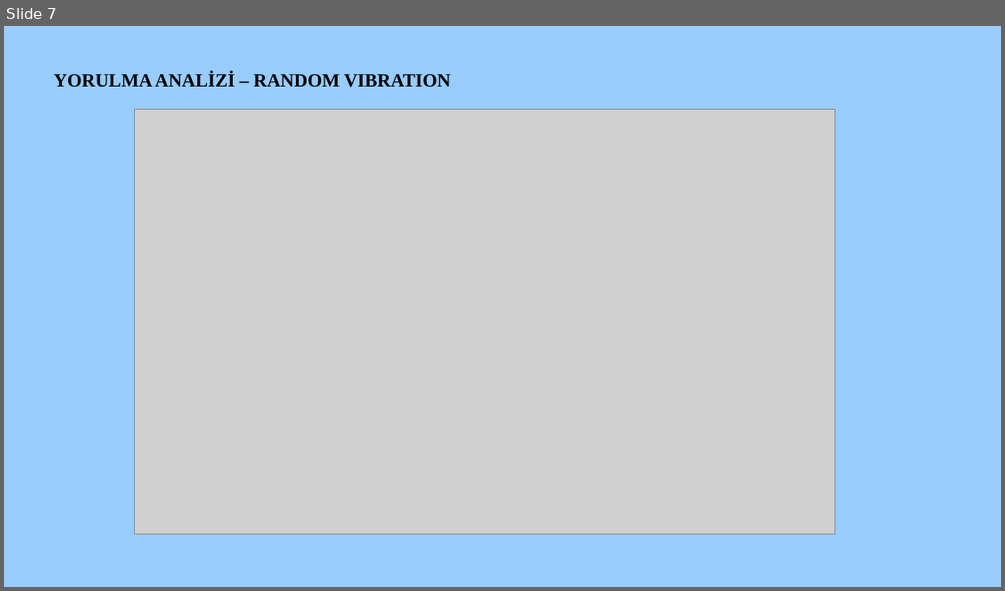
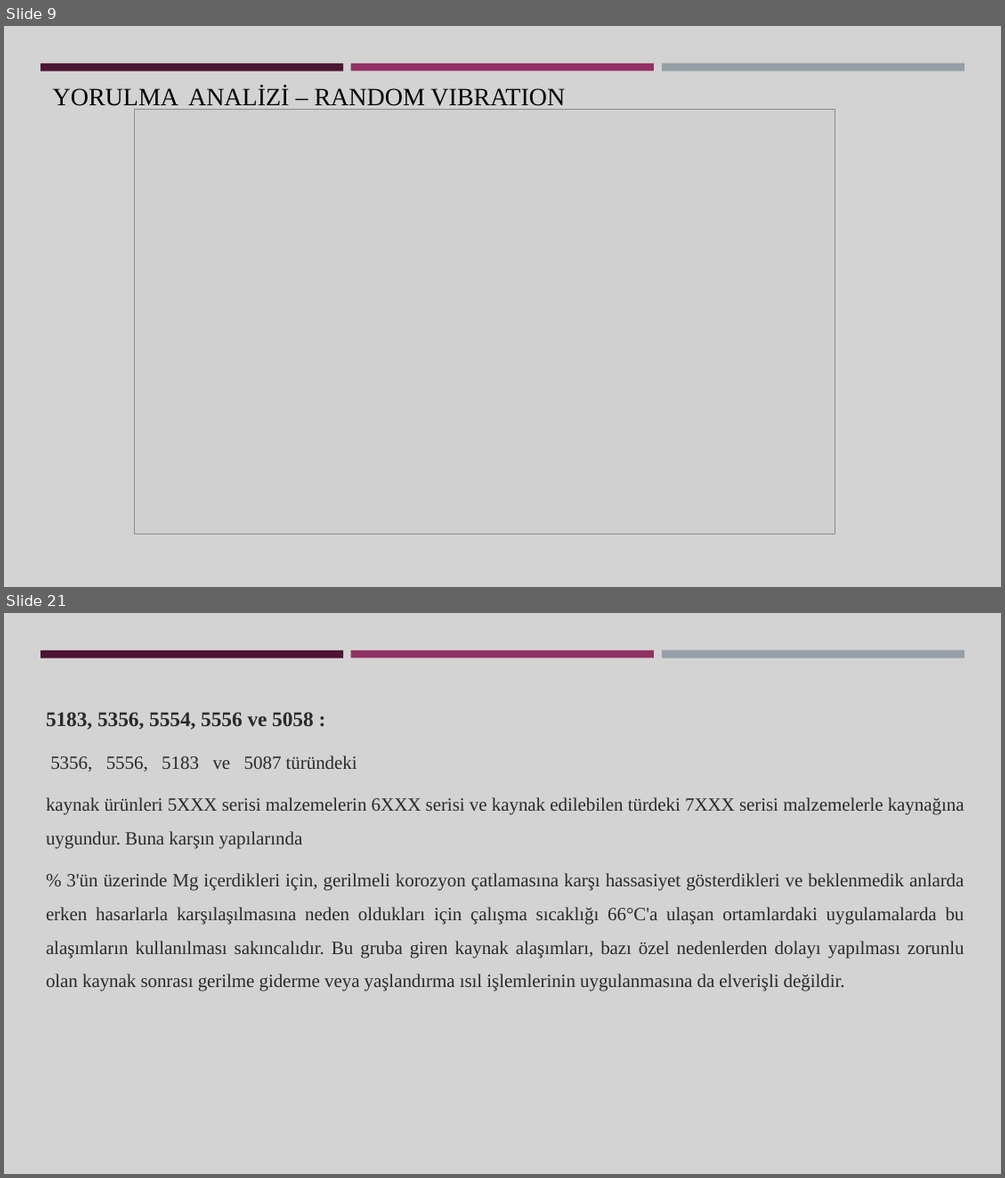
Before and after one commit to Gamze1304/black, a slide deck: Gamze Saçmaözü aselsan sunum.pptx. Shown one above the other, each under a label of ours: slide 7 before the commit, slides 9 and 21 after it; the slides between them are not shown. The pictures are 1005x591 and 1005x1178 pixels, drawn with LibreOffice and Linux fonts; fonts in the diff are those of the drawing; grey boxes stand for pictures. Boxes give left, top, right and bottom in pixels: in the first picture for what was removed or moved away, otherwise in the second. Text is boxed around its words. In the diff, an @@ line names an element or a change of style, - is before the commit and + after.

```diff
--- a/Gamze Saçmaözü aselsan sunum.pptx
+++ b/Gamze Saçmaözü aselsan sunum.pptx
@@ slide 21 added at (x1=4, y1=613, x2=1001, y2=1174), background #D3D3D3; not listed: 3 template elements that a slide beside it also shows @@
@@ text added at (x1=46, y1=712, x2=964, y2=991), 18 pt, text #292929 @@
+5183, 5356, 5554, 5556 ve 5058 :
+5356, 5556, 5183 ve 5087 türündeki
+kaynak ürünleri 5XXX serisi malzemelerin 6XXX serisi ve kaynak edilebilen türdeki 7XXX serisi malzemelerle kaynağına uygundur. Buna karşın yapılarında
+% 3'ün üzerinde Mg içerdikleri için, gerilmeli korozyon çatlamasına karşı hassasiyet gösterdikleri ve beklenmedik anlarda erken hasarlarla karşılaşılmasına neden oldukları için çalışma sıcaklığı 66°C'a ulaşan ortamlardaki uygulamalarda bu alaşımların kullanılması sakıncalıdır. Bu gruba giren kaynak alaşımları, bazı özel nedenlerden dolayı yapılması zorunlu olan kaynak sonrası gerilme giderme veya yaşlandırma ısıl işlemlerinin uygulanmasına da elverişli değildir.
@@ what was slide 7 is now slide 9 @@
@@ slide 9 changed as well @@
@@ background #99CCFF to #D3D3D3 @@
@@ rectangle added at (x1=40, y1=63, x2=343, y2=70), fill #4D1434 @@
@@ text "YORULMA ANALİZİ – RANDOM VIBRATION" moved from (x1=54, y1=71, x2=451, y2=87) to (x1=53, y1=86, x2=565, y2=110) @@
@@ text "YORULMA ANALİZİ – RANDOM VIBRATION" at (x1=53, y1=86, x2=565, y2=110): size 18 to 24 pt, bold off @@
@@ rectangle added at (x1=351, y1=63, x2=654, y2=70), fill #903163 @@
@@ rectangle added at (x1=662, y1=63, x2=964, y2=71), fill #969FA7 @@
```
Also in this commit, not shown: 6 other slides changed, 16 other slides added, 1 slide removed.
